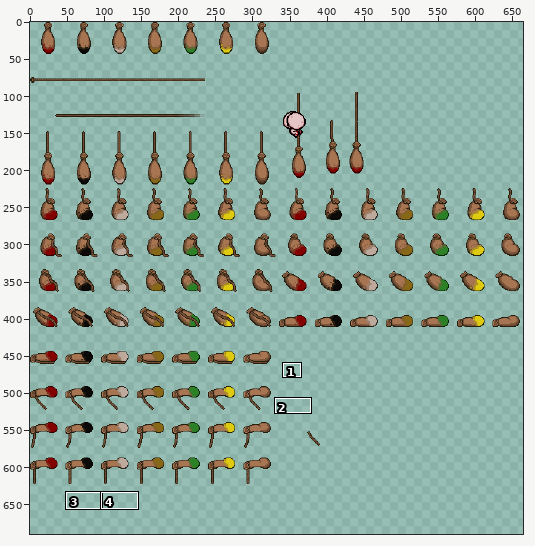
Sprite sheet: resources/gfx/monsters/dried/dried1.png. The picture above shows the old version from afar; the outline marks the close-up.
Close-up. As it was:
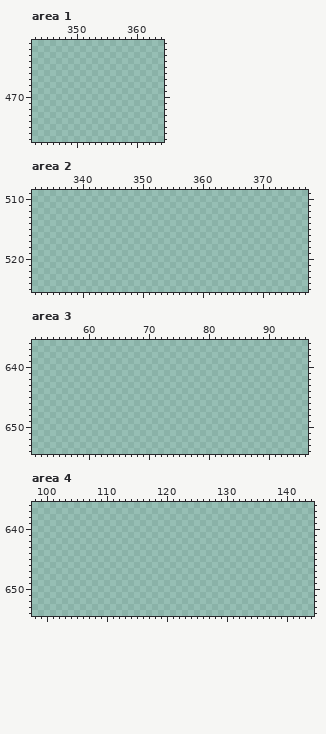
The file is 684x658 pixels. Colours within 5 levels of each other are drawn and written as one. Shown: area 1: x 343..364, y 461..477; area 2: x 332..377, y 509..525; area 3: x 51..96, y 636..654; area 4: x 98..144, y 636..654. The old version is drawn lined up with the new one, on the new canvas. The wide view leaves out empty margins. The commit also changed other parts of the picture, which this record leaves out.
After:
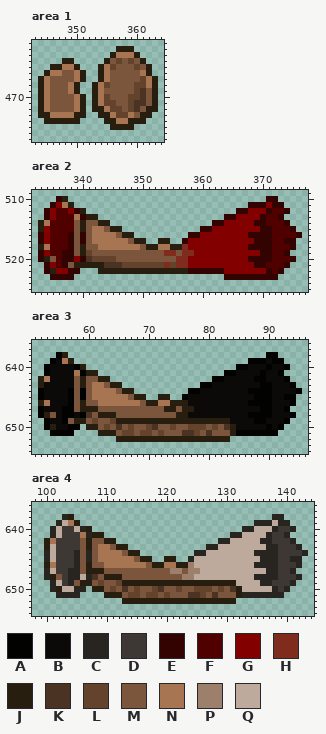
Palette (. is transparent): A #020201  B #0b0a09  C #282520  D #3e3834  E #320300  F #510000  G #830000  H #7f2b1e  J #281e10  K #4b3323  L #64432d  M #7c563c  N #a87552  P #9c806c  Q #bdaa9d
The edit:
canvas 684x658 -> 684x728
--- area 1
@@ x 343..364 @@
 461 ......................
-462 ......................
-463 ......................
-464 ......................
-465 ......................
-466 ......................
-467 ......................
-468 ......................
-469 ......................
-470 ......................
-471 ......................
-472 ......................
-473 ......................
-474 ......................
-475 ......................
+462 ..............JJJ.....
+463 .............JNNNJ....
+464 .....JJ.....JMLMLMJ...
+465 ...JJNNJ...JNLMMMLMJ..
+466 ..JNNMMNJ..JNMMMMMNJ..
+467 .JNMMMMNJ..JNMMMMMLNJ.
+468 .JNMMMNJ..JNLMMMMLLNJ.
+469 .JNMMMNJ..JNMMMMMLKMJ.
+470 .JNMMMMNJ.JNLMMMLLKMJ.
+471 .JNMMMMNJ.JNLLMMLKKMJ.
+472 .JNMMMMNJ.JJNLLMLKMJJ.
+473 .JJNNNNJJ..JJNLLNMJJ..
+474 ..JJJJJJ....JJNNJJJ...
+475 .............JJJJ.....
 476 ......................
--- area 2
@@ x 332..377 @@
 509 ..............................................
-510 ..............................................
-511 ..............................................
-512 ..............................................
-513 ..............................................
-514 ..............................................
-515 ..............................................
-516 ..............................................
-517 ..............................................
-518 ..............................................
-519 ..............................................
-520 ..............................................
-521 ..............................................
-522 ..............................................
-523 ..............................................
+510 ....EJ.................................EE.....
+511 ...EGNJ.............................EEEGEE....
+512 ..EGFFGEJ.........................EEGGGEFFE...
+513 ..EGFFFNEJJ.....................EEGGGGEFFE....
+514 .JNFFFFMJMMJJ.................EEGGGGGEEFFFE...
+515 .JGFFFFMJMNNMJJ.............EEGGGGGGGGEEFFFE..
+516 .EGFFFEMEMNNNNMJJ.........EEGGGGGGGGEEEEFFFFE.
+517 .EGFFFEMEMNNNNNNMJJ..JJ..EGGGGGGGGGGGEEEFFEE..
+518 .JNFFFEMJMMNNNNNNNMJJNNJJHGGGGGGGGGGEEEEFFFE..
+519 .EGFFEEMJLMMMMMMMMMMMMHHMHHGGGGGGGGGGGEEFFE...
+520 .EJMFEEGEKLLLLMMMMMMMMMMHHGGGGGGGGGGEEEEFFFE..
+521 ..EGFEMJJJJJKKKLLLLLLLHLHHGGGGGGGGGGGEEFFFE...
+522 ..EJGGEE...JJJJJJJJJJJJJJJEEEEEEGGGGGGGEFE....
+523 ...EEEE.........................EEEEEEEEE.....
 524 ..............................................
--- area 3
@@ x 51..96 @@
 637 ..............................................
-638 ..............................................
-639 ..............................................
-640 ..............................................
-641 ..............................................
-642 ..............................................
-643 ..............................................
-644 ..............................................
-645 ..............................................
-646 ..............................................
-647 ..............................................
-648 ..............................................
-649 ..............................................
-650 ..............................................
-651 ..............................................
-652 ..............................................
+638 ....AJ.................................AA.....
+639 ...ABNJ.............................AAABAA....
+640 ..ABBBBAJ.........................AABBBABBA...
+641 ..ABBBBNAJJ.....................AABBBBABBA....
+642 .JNBBBBMJMMJJ.................AABBBBBAABBBA...
+643 .JBBBBBMJMNNMJJ.............AABBBBBBBBAABBBA..
+644 .ABBBBAMAMNNNNMJJ.........AABBBBBBBBAAAABBBBA.
+645 .ABBBBAMAMNNNNNNMJJ..JJ..ABBBBBBBBBBBAAABBAA..
+646 .JNBBBAMJMMNNNNNNNMJJNNJJJBBBBBBBBBBAAAABBBA..
+647 .ABBBAAMJJJMMMMMMMMMMMJJMJJBBBBBBBBBBBAABBA...
+648 .AJMBAABAKMJJJMMMMMMMMMMJJBBBBBBBBBBAAAABBBA..
+649 ..ABBAMJJMLMMLJJJJJJJJJJJJJJJJJJJBBBBAABBBA...
+650 ..AJBBAA.JJMLMKMLMMLKMMLMMLLLMLMKJBBBBBABA....
+651 ...AAAA....JJJMLLMLLMLMMMKKLMKMMMJAAAAAAA.....
+652 ..............JJJJJJJJJJJJJJJJJJJ.............
 653 ..............................................
--- area 4
@@ x 98..144 @@
 637 ...............................................
-638 ...............................................
-639 ...............................................
-640 ...............................................
-641 ...............................................
-642 ...............................................
-643 ...............................................
-644 ...............................................
-645 ...............................................
-646 ...............................................
-647 ...............................................
-648 ...............................................
-649 ...............................................
-650 ...............................................
-651 ...............................................
-652 ...............................................
+638 .....CJ.................................CC.....
+639 ....CQNJ.............................CCCQCC....
+640 ...CQDDQCJ.........................CCQQQCDDC...
+641 ...CQDDDNCJJ.....................CCQQQQCDDC....
+642 ..JNDDDDMJMMJJ.................CCQQQQQCCDDDC...
+643 ..JQDDDDMJMNNMJJ.............CCQQQQQQQQCCDDDC..
+644 ..CQDDDCMCMNNNNMJJ.........CCQQQQQQQQCCCCDDDDC.
+645 ..CQDDDCMCMNNNNNNMJJ..JJ..CQQQQQQQQQQQCCCDDCC..
+646 ..JNDDDCMJMMNNNNNNNMJJNNJJPQQQQQQQQQQCCCCDDDC..
+647 ..CQDDCCMJJJMMMMMMMMMMMPPMPPQQQQQQQQQQQCCDDC...
+648 ..CJMDCCQCKMJJJMMMMMMMMMMPPQQQQQQQQQQCCCCDDDC..
+649 ...CQDCMJJMLMMLJJJJJJJJJJJJJJJJJJJQQQQCCDDDC...
+650 ...CJQQCC.JJMLMKMLMMLKMMLMMLLLMLMKJQQQQQCDC....
+651 ....CCCC....JJJMLLMLLMLMMMKKLMKMMMJCCCCCCC.....
+652 ...............JJJJJJJJJJJJJJJJJJJ.............
 653 ...............................................
Where, in picture pixels (left, top, right, bottom), the same in both close-ups:
added: (38, 46, 158, 130)
added: (38, 196, 302, 280)
added: (38, 352, 302, 442)
added: (44, 514, 308, 604)
